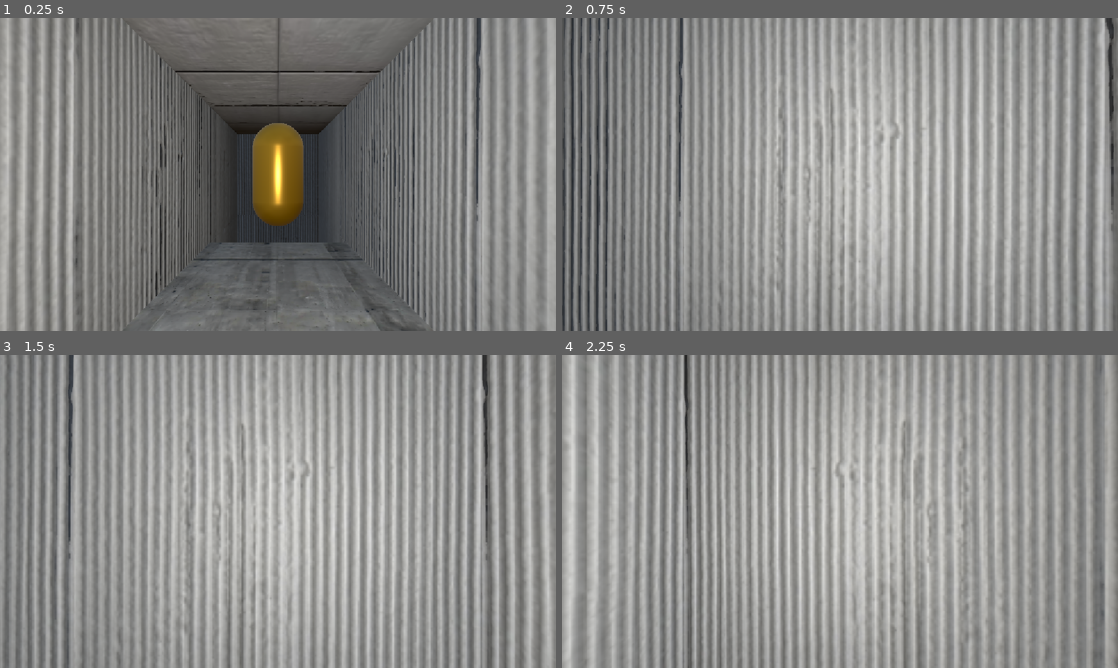
Above: before the commit, frames 1-4 (two rows, left to right).
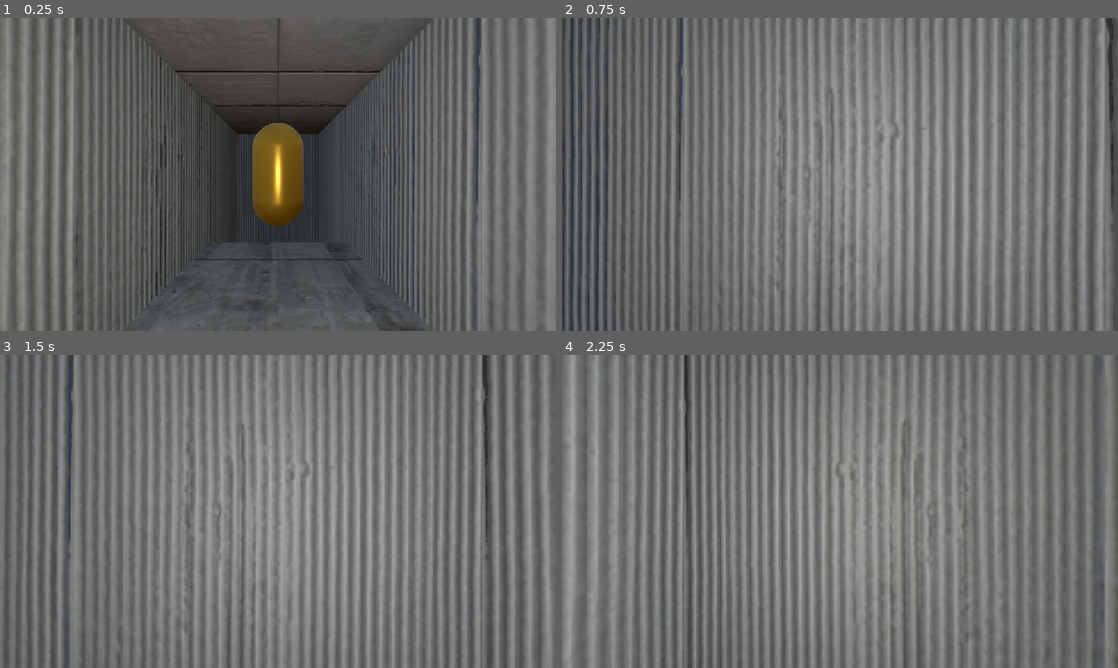
Above: after the commit, the same moments.

Repository: coopermeade-hash/Wall-Crawler
Game: Godot game, scene res://Scenes/game.tscn
The game is run twice, just before and just after one commit, with the same random seed, the same clock (stepped at 60 frames per second) and the same inputs.
Inputs:
- Up to frame 1 (0.25 s): no input
- Up to frame 2 (0.75 s): tap Enter at 0.5 s; hold Right (turn_right) from 0.53 s (still down); hold X (split) from 0.53 s (still down)
- Up to frame 3 (1.5 s): tap Space (attack) at 1.25, 1.35 s; release Right (turn_right) at 1.28 s; release X (split) at 1.28 s; hold Down (move_backward) from 1.28 s (still down)
- Up to frame 4 (2.25 s): tap X (split) at 1.55 s; tap Enter at 2 s; release Down (move_backward) at 2.03 s; hold Right (turn_right) from 2.03 s (still down); hold X (split) from 2.03 s (still down)

The runs differ from the first frame. In frame 1, 60% of the frame differs, in the area x 0-100%, y 0-100%; in frame 2, 90%; in frame 3, 96%; in frame 4, 99%.

Commit message:
fix and player progress

Diff:
--- a/wall-crawler/Scenes/Player/Player.gd
+++ b/wall-crawler/Scenes/Player/Player.gd
@@ -6,14 +6,16 @@
 	And controls split screen functionality.
 """
 
+signal split_body (head)
+
 @onready var map : GridMap = get_tree().get_first_node_in_group("map")
-@onready var body: Node3D = $Body
+@onready var heads: Node3D = $Heads
 
 #This varible makes sure the player doesn't input while a tween is active, putting them offgrid.
 var can_input = true
 
 func _ready() -> void:
-	for segment in body.get_children():
+	for segment in heads.get_children():
 		if segment is HeadOfBody:
 			segment.change_can_input.connect(func(x): can_input = x )
 
@@ -21,7 +23,7 @@
 	#if can_input == false, we can't input
 	if not can_input: return
 
-	for segment in body.get_children():
+	for segment in heads.get_children():
 		if segment is not HeadOfBody: return
 
 		if event.is_action_pressed("turn_left"):
@@ -45,9 +47,15 @@
 
 		#Split
 		if event.is_action_pressed("split"):
-			split_new_head()
+			var max_segments = 0
+			var largest_body = null
+			for head in heads.get_children():
+				if head is HeadOfBody:
+					var segments = head.current_segments
+					if segments > max_segments: max_segments = segments
+					largest_body = head
 
-# functions to handle split screen and instantiate new heads
-
-func split_new_head():
-	pass
+			if max_segments >= 2:
+				split_body.emit(largest_body)
+			else:
+				print("Could not split; too few segments:" + str(max_segments))
--- a/wall-crawler/Scenes/Player/head.gd
+++ b/wall-crawler/Scenes/Player/head.gd
@@ -18,6 +18,10 @@
 @onready var raycast = $RayCast3D
 @onready var downcast = $Downcast
 @onready var remote_transform_3d: RemoteTransform3D = $RemoteTransform3D
+@onready var body: Node3D = $Body
+
+func _ready() -> void:
+	current_segments = 1 + body.get_child_count()
 
 #Checks if our 'down' is equal to true down, by comparing the distance.
 func check_if_sticking_to_wall(distance_limit = 0.01):
--- a/wall-crawler/Scenes/Player/head.tscn
+++ b/wall-crawler/Scenes/Player/head.tscn
@@ -29,3 +29,5 @@
 mesh = SubResource("SphereMesh_cj48j")
 
 [node name="RemoteTransform3D" type="RemoteTransform3D" parent="." unique_id=1415703491]
+
+[node name="Body" type="Node3D" parent="." unique_id=1930263432]
--- a/wall-crawler/Scenes/Player/player.tscn
+++ b/wall-crawler/Scenes/Player/player.tscn
@@ -3,11 +3,9 @@
 [ext_resource type="Script" uid="uid://cmejxqhu5y0y6" path="res://Scenes/Player/Player.gd" id="1_v0iea"]
 [ext_resource type="PackedScene" uid="uid://bk4pr0tahweoa" path="res://Scenes/Player/head.tscn" id="2_a3d8c"]
 
-[node name="Player" type="Node3D" unique_id=581983951]
+[node name="Player" type="Node3D" unique_id=581983951 groups=["player_controller"]]
 script = ExtResource("1_v0iea")
 
-[node name="Body" type="Node3D" parent="." unique_id=2109100253]
+[node name="Heads" type="Node3D" parent="." unique_id=2109100253]
 
-[node name="Head" parent="Body" unique_id=2034548410 instance=ExtResource("2_a3d8c")]
-
-[node name="Segment" type="StaticBody3D" parent="Body" unique_id=390053421]
+[node name="Head" parent="Heads" unique_id=2034548410 instance=ExtResource("2_a3d8c")]
--- a/wall-crawler/Scenes/game.gd
+++ b/wall-crawler/Scenes/game.gd
@@ -7,10 +7,12 @@
 var level_to_load : String = "uid://buu8sxvplnax0"
 var first_subviewport : SubViewport = null
 var level_node : Node3D = null
+var player_node : Node3D = null
 
 func _ready() -> void:
 	_add_new_player_viewport(null)
 	_update_viewport_size()
+	#connect to split
 
 func _add_new_player_viewport(new_head : HeadOfBody ) -> void:
 	#player should not have camera, it is added to their heads in this function
@@ -32,7 +34,7 @@
 		new_subviewport.add_child(level_node)
 		first_subviewport = new_subviewport
 		level_node.get_tree().get_nodes_in_group("player")[0].get_node("RemoteTransform3D").remote_path = new_camera3d.get_path()
-
+		level_node.get_tree().get_first_node_in_group("player_controller").split_body.connect(split)
 
 func _update_viewport_size() -> void:
 	screen_container.columns = ceil(screen_container.get_child_count() / 2.0)
@@ -43,3 +45,8 @@
 		#second subviewport splits y, not x
 		subviewport_node.size.x = game_size.x / screen_container.columns
 		subviewport_node.size.y = game_size.y / ceil(float(screen_container.get_child_count()) / float(screen_container.columns))
+
+func split(body) -> void :
+	print("Splitting body")
+	#var new_head = load("uid://bk4pr0tahweoa")
+	#new_head.head_id = screen_container.get_child_count()
--- a/wall-crawler/Scenes/game.tscn
+++ b/wall-crawler/Scenes/game.tscn
@@ -1,7 +1,6 @@
 [gd_scene format=3 uid="uid://cv8la12224fp2"]
 
 [ext_resource type="Script" uid="uid://cybt1815wncyt" path="res://Scenes/game.gd" id="1_wowpa"]
-[ext_resource type="PackedScene" uid="uid://buu8sxvplnax0" path="res://Scenes/Map/world.tscn" id="2_qxrlw"]
 
 [node name="Game" type="Node" unique_id=107631943]
 script = ExtResource("1_wowpa")
@@ -25,5 +24,3 @@
 layout_mode = 2
 theme_override_constants/h_separation = 0
 theme_override_constants/v_separation = 0
-
-[node name="World" parent="." unique_id=129390705 instance=ExtResource("2_qxrlw")]
--- a/wall-crawler/project.godot
+++ b/wall-crawler/project.godot
@@ -25,6 +25,7 @@
 player="Is a player, or one of it's clones"
 map="the global map"
 victim="is a victim"
+player_controller=""
 
 [input]
 
